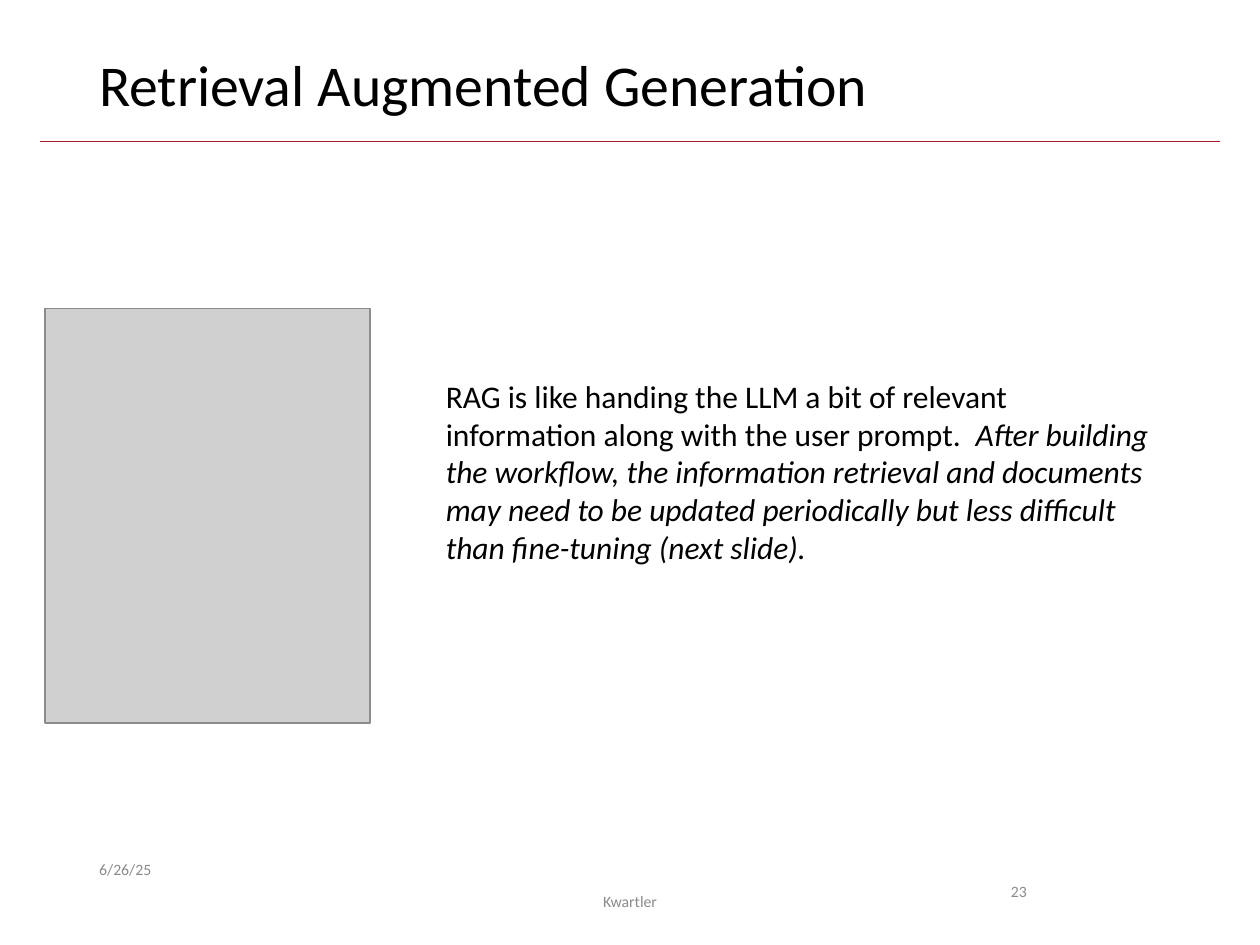
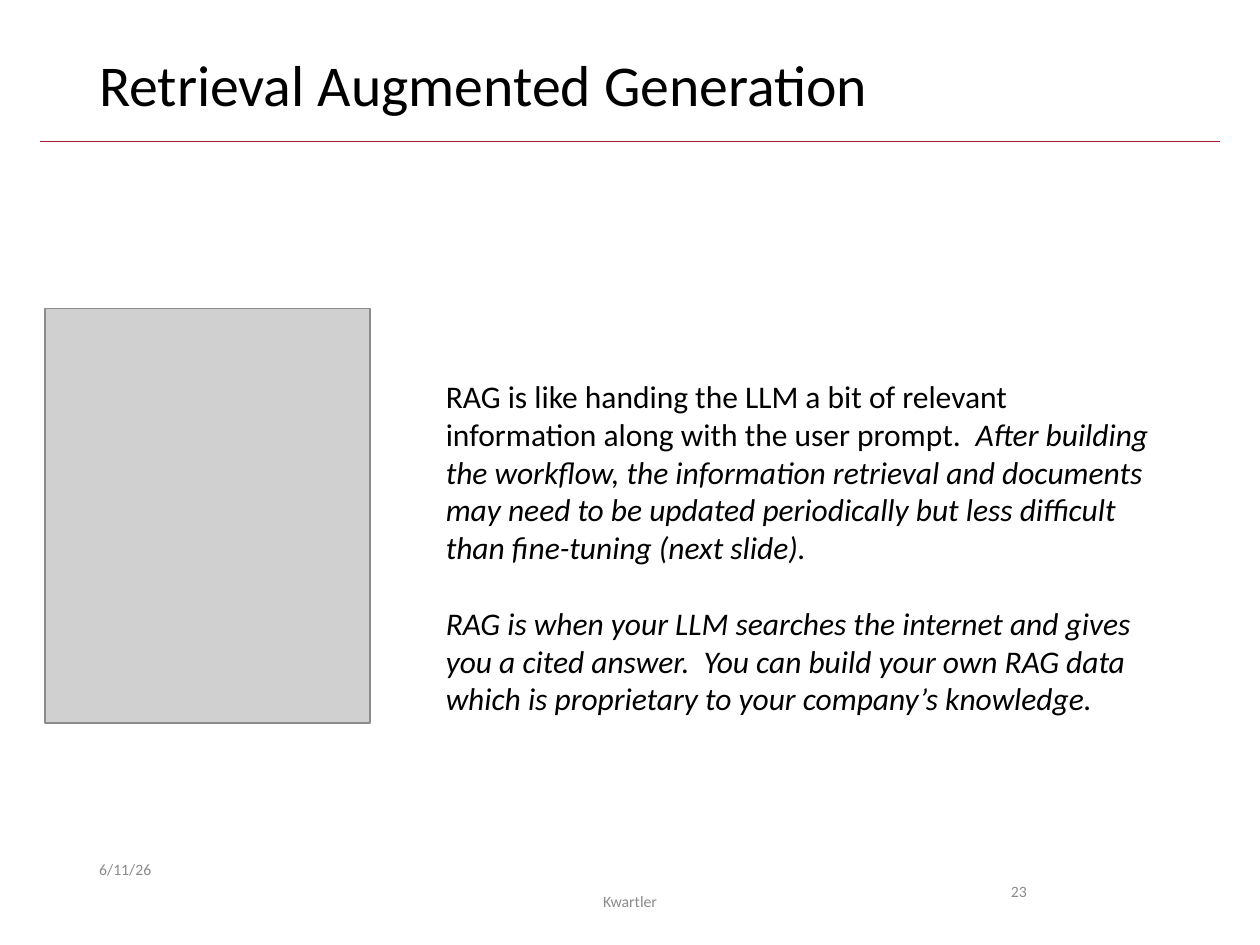
Before and after one commit to kwartler/GSERM_2025, a slide deck: slide 23 of lessons/Day5/A_TextVectors_RAG_compressed.pptx. Drawn at 1260x945 pixels with LibreOffice and Linux fonts; fonts in the diff are those of the drawing; grey boxes stand for pictures. Boxes give left, top, right and bottom in pixels: in the first picture for what was removed or moved away, otherwise in the second. Text is boxed around its words. In the diff, an @@ line names an element or a change of style, - is before the commit and + after.

```diff
--- a/lessons/Day5/A_TextVectors_RAG_compressed.pptx
+++ b/lessons/Day5/A_TextVectors_RAG_compressed.pptx
@@ text at (x1=446, y1=613, x2=1131, y2=716): paragraph added @@
+RAG is when your LLM searches the internet and gives you a cited answer. You can build your own RAG data which is proprietary to your company’s knowledge.
@@ text at (x1=99, y1=864, x2=151, y2=876): text changed @@
-6/26/25
+6/11/26
```
Also in this commit, not shown: 31 other slides changed, 2 slides added, 22 other files.
